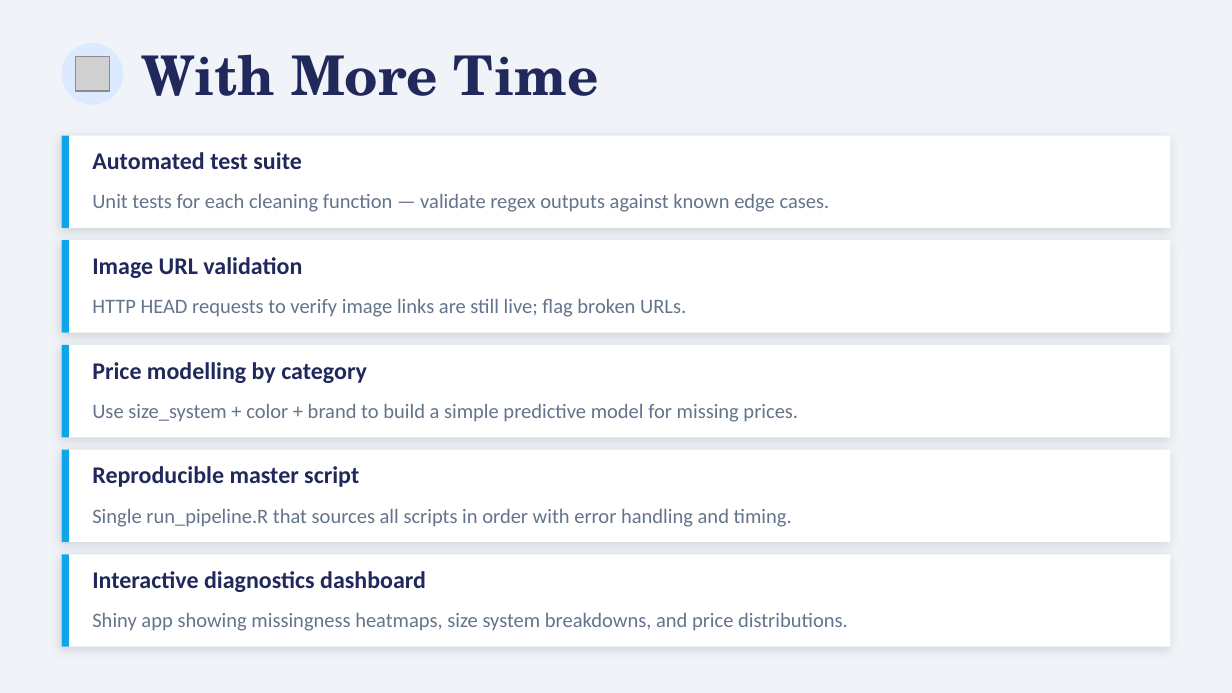
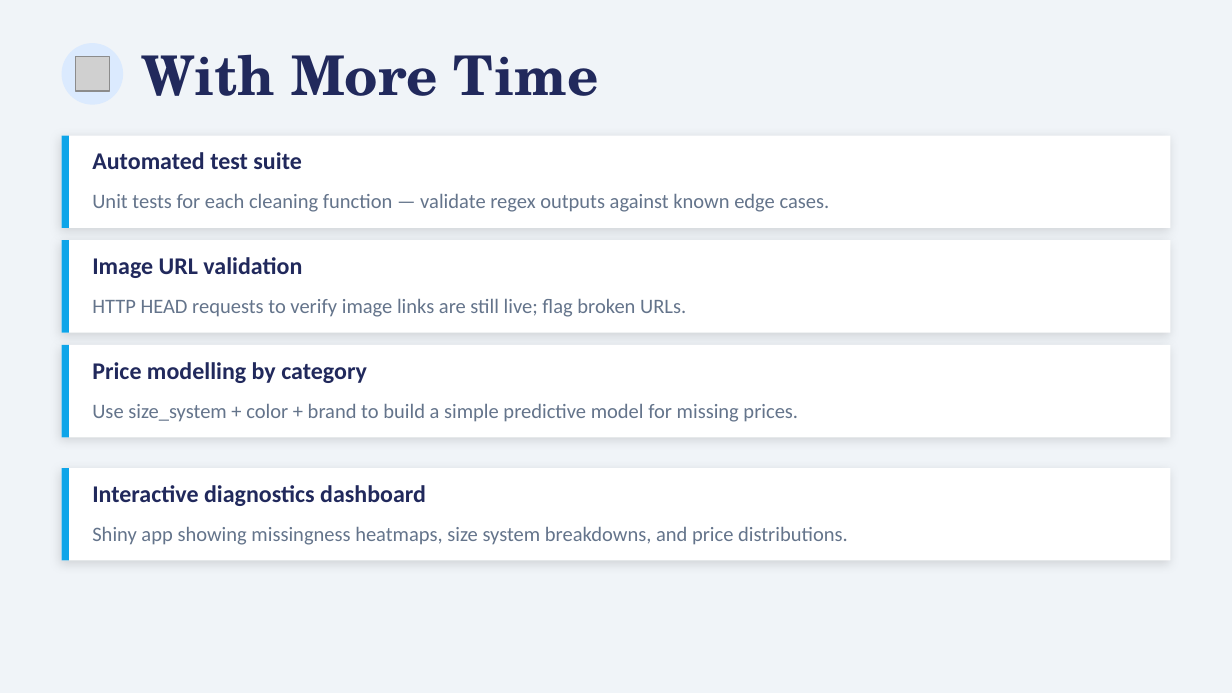
Before and after one commit to NMelville2000/Shein_Data_Cleaning_Assignment, a slide deck: slide 14 of SHEIN_Data_Cleaning_Presentation.pptx. Drawn at 1232x693 pixels with LibreOffice and Linux fonts; fonts in the diff are those of the drawing; grey boxes stand for pictures. Boxes give left, top, right and bottom in pixels: in the first picture for what was removed or moved away, otherwise in the second. Text is boxed around its words. In the diff, an @@ line names an element or a change of style, - is before the commit and + after.

Commit message:
Final commit with presentation and 'run_pipeline.r' script for smoother run.

```diff
--- a/SHEIN_Data_Cleaning_Presentation.pptx
+++ b/SHEIN_Data_Cleaning_Presentation.pptx
@@ 2 texts, 2 rectangles: place and size @@
-2 texts, 2 rectangles at box(62, 554, 1170, 647)
+2 texts, 2 rectangles at box(62, 468, 1170, 561)
@@ rectangle removed at box(62, 450, 1170, 542) @@
@@ rectangle removed at box(62, 450, 69, 542) @@
@@ text removed at box(92, 466, 359, 487) @@
-Reproducible master script
@@ text removed at box(92, 509, 792, 527) @@
-Single run_pipeline.R that sources all scripts in order with error handling and timing.
```
Also in this commit, not shown: 3 other slides changed, 7 other files.
